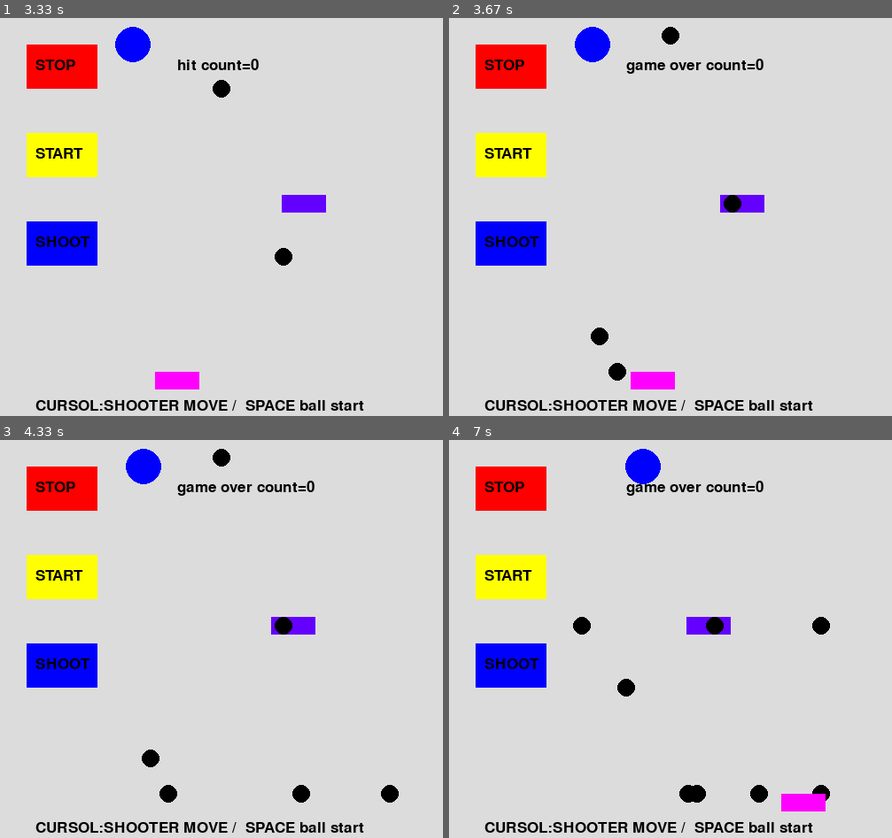
Above: before the commit, frames 1-4 (two rows, left to right).
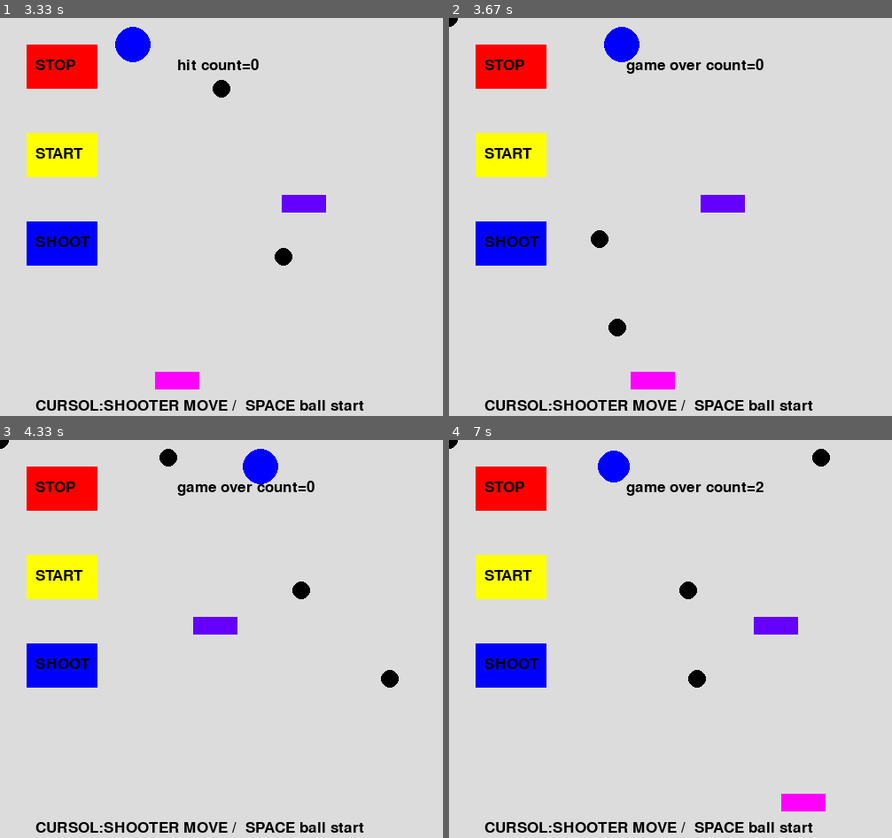
Above: after the commit, the same moments.

Repository: snc29654/pygame
Game: pygame game, started from shooting.py
Same seed, same stepped clock (60 frames per second), same inputs: the game is played once before the commit and once after it.
Inputs:
- Up to frame 1 (3.33 s): hold Right 0.33-0.8 s; hold Left 1.33-1.87 s; tap Space at 1.4, 1.7, 1.97, 2.27, 2.4, 2.7, 3.07 s; hold Left 1.9-2.3 s; hold Right 2.33-2.97 s; hold Left from 3 s (still down)
- Up to frame 2 (3.67 s): tap Space at 3.37, 3.57 s; release Left at 3.47 s; hold Right from 3.5 s (still down)
- Up to frame 3 (4.33 s): tap Space at 3.87, 4.07 s; release Right at 3.97 s; hold Right from 4 s (still down)
- Up to frame 4 (7 s): tap Space at 4.37, 4.57, 4.87, 5.13, 5.43, 5.57, 5.87, 6.23, 6.53, 6.73 s; release Right at 4.47 s; hold Left 4.5-5.03 s; hold Left 5.07-5.47 s; hold Right 5.5-6.13 s; hold Left 6.17-6.63 s; hold Right from 6.67 s (still down)

Frame 1 is identical in both runs. In frame 2, 2.3% of the frame differs, in the area x 0-72%, y 0-92%; in frame 3, 3.1%; in frame 4, 3.2%, in the area x 0-86%, y 0-92%.

Commit message:
障壁を通さない

Diff:
--- a/shooting.py
+++ b/shooting.py
@@ -36,14 +36,15 @@
     y3 =400
     xystate=0
     khit=0
+    khit_i=99
 
     bxt=[0,1,2,3,4,5,6,7,8,9]
+    byt=[0,1,2,3,4,5,6,7,8,9]
     byt=[0,1,2,3,4,5,6,7,8,9]
 
     for i in range(10):
         bxt[i]=300
         byt[i]=400
-
 
     hit_count=0
     stop=0
@@ -109,9 +110,10 @@
         for i in range(10):
             if(((bxt[i]>(xk))and(bxt[i]<(xk+target_size+40)))
              and((byt[i]>(yk))and(byt[i]<(yk+target_size)))):
-                stop=1
+                stop=0
                 khit=1
-
+                khit_i=i
+                break
 
 
 
@@ -163,7 +165,10 @@
 
         #玉
         for i in range(10):
-            pygame.draw.circle(main_surface, (0,0,0), (bxt[i], byt[i]), 10)
+            if(i==khit_i):
+                pygame.draw.circle(main_surface, (0,0,0), (0, 0), 10)
+            else:
+                pygame.draw.circle(main_surface, (0,0,0), (bxt[i], byt[i]), 10)
 
         #大砲
         pygame.draw.rect(main_surface, (255,0,255), (x3-25, y3,50,20))
